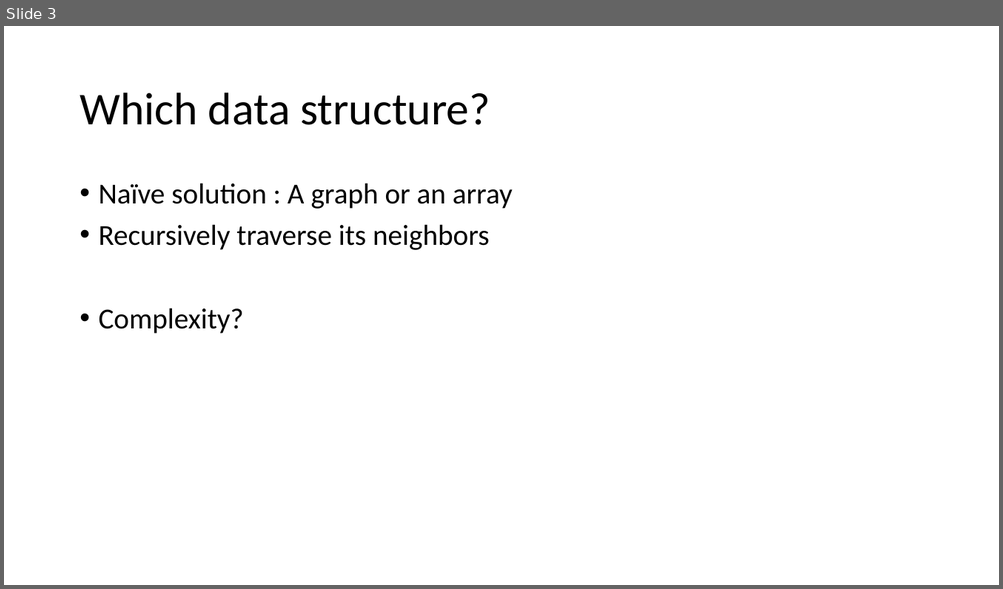
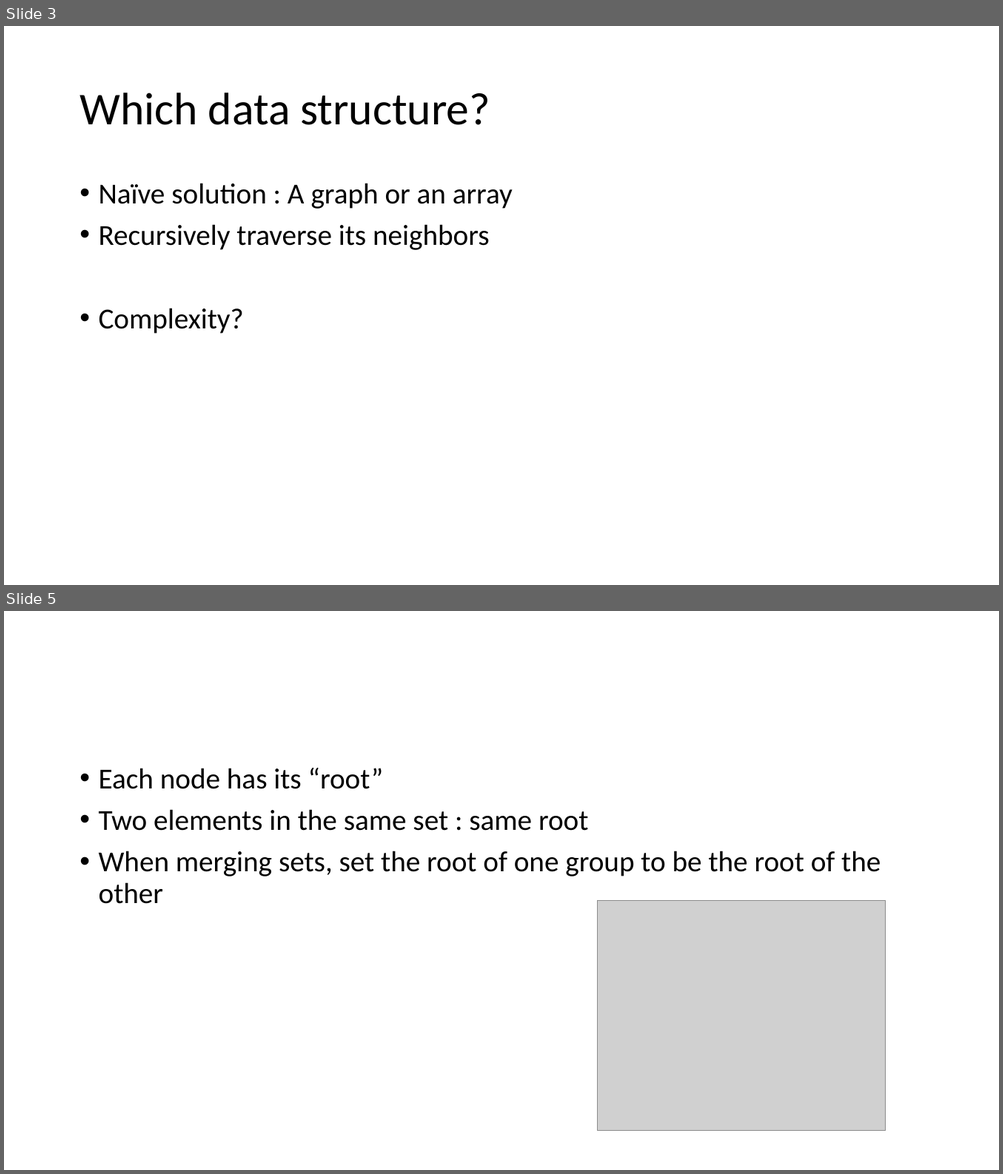
Before and after one commit to kwea123/cpp_data_algo, a slide deck: 8_Disjoint.pptx. Shown one above the other, each under a label of ours: slide 3 before the commit, slides 3 and 5 after it; the slides between them are not shown. The pictures are 1003x589 and 1003x1174 pixels, drawn with LibreOffice and Linux fonts; fonts in the diff are those of the drawing; grey boxes stand for pictures. Boxes give left, top, right and bottom in pixels: in the first picture for what was removed or moved away, otherwise in the second. Text is boxed around its words. In the diff, an @@ line names an element or a change of style, - is before the commit and + after.

```diff
--- a/8_Disjoint.pptx
+++ b/8_Disjoint.pptx
@@ slide 5 added at (4,611,999,1170), background #FFFFFF @@
@@ text added at (99,768,880,904), 28 pt, text #000000 @@
+• Each node has its “root”
+• Two elements in the same set : same root
+• When merging sets, set the root of one group to be the root of the other
@@ picture added at (598,901,886,1131) @@
```
Also in this commit, not shown: 2 slides changed, 16 other slides added, 15 other files.
